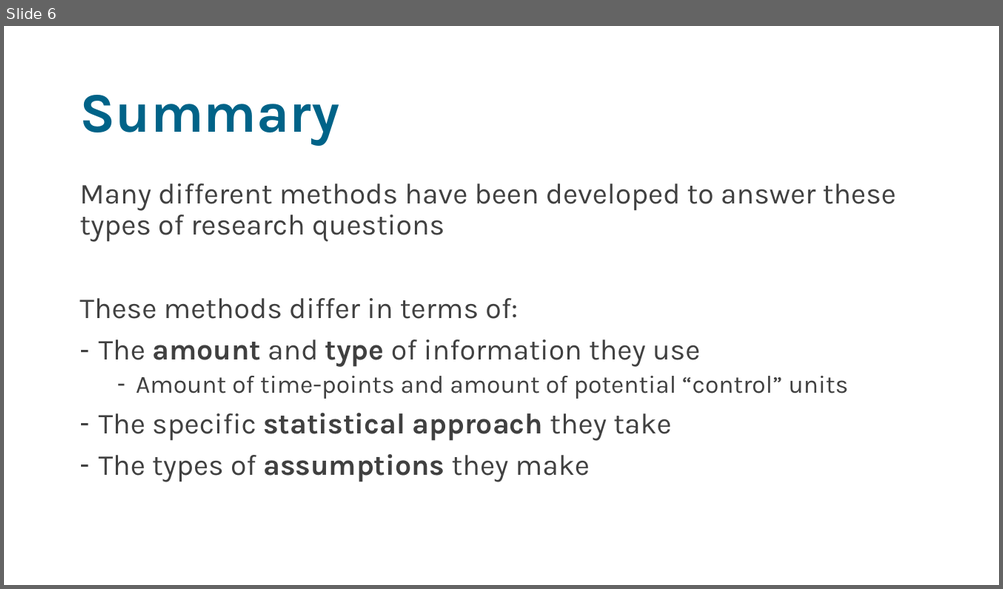
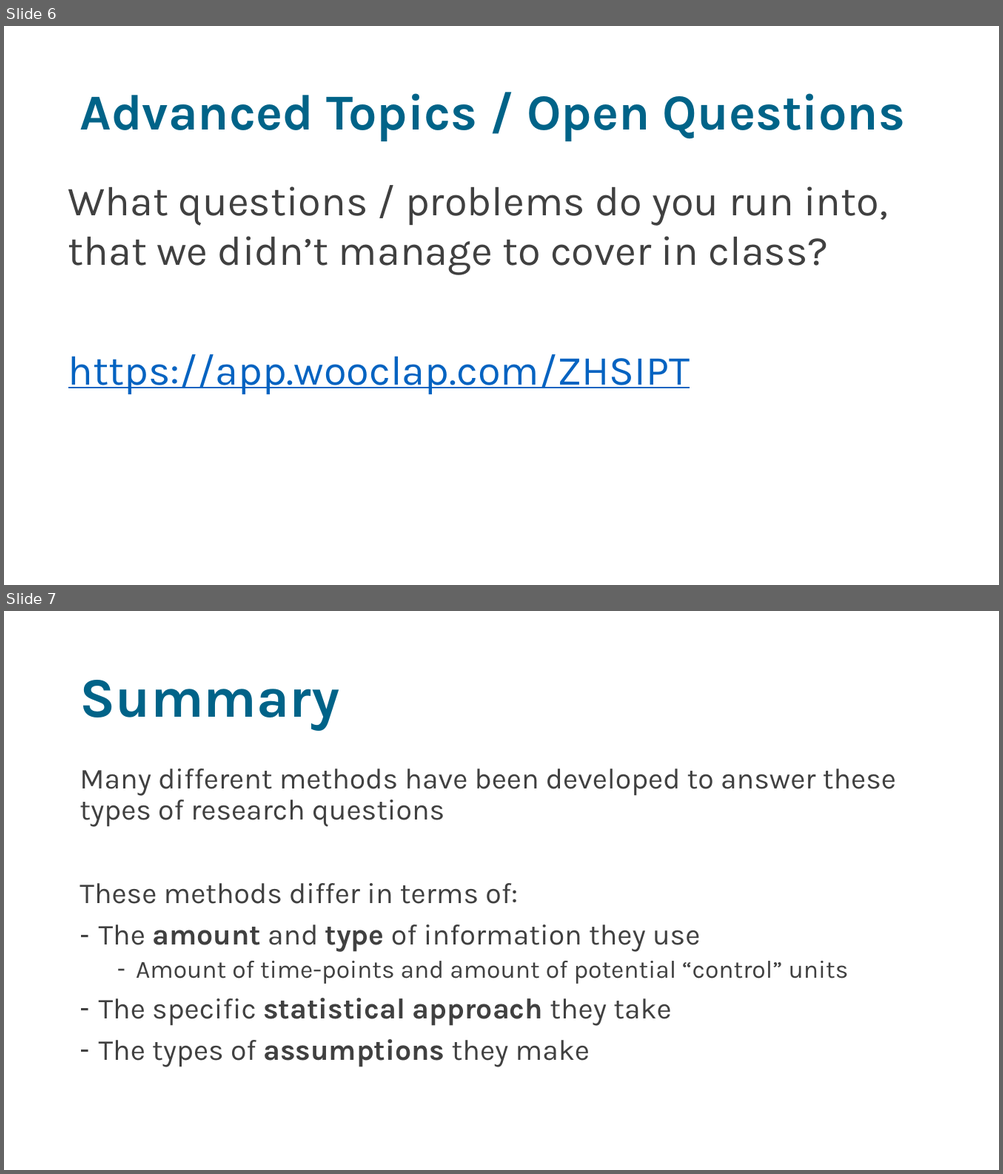
Before and after one commit to sodascience/workshop_causal_impact_assessment, a slide deck: lectures/05_discussion/discussion.pptx. Shown one above the other, each under a label of ours: slide 6 before the commit, slides 6 and 7 after it. The pictures are 1003x589 and 1003x1174 pixels, drawn with LibreOffice and Linux fonts; fonts in the diff are those of the drawing. Boxes give left, top, right and bottom in pixels: in the first picture for what was removed or moved away, otherwise in the second. Text is boxed around its words. In the diff, an @@ line names an element or a change of style, - is before the commit and + after.

```diff
--- a/lectures/05_discussion/discussion.pptx
+++ b/lectures/05_discussion/discussion.pptx
@@ slide 6 added at (x1=4, y1=26, x2=999, y2=585), background #FFFFFF @@
@@ title added at (x1=79, y1=93, x2=905, y2=141), 48.6 pt, text #006388, bold @@
+Advanced Topics / Open Questions
@@ text added at (x1=68, y1=187, x2=888, y2=395), 40 pt, text #404040 @@
+What questions / problems do you run into, that we didn’t manage to cover in class?
+https://app.wooclap.com/ZHSIPT
@@ what was slide 6 is now slide 7 @@
```
Also in this commit, not shown: 4 slides changed, 5 other slides added, 31 slides removed, 2 other files.
